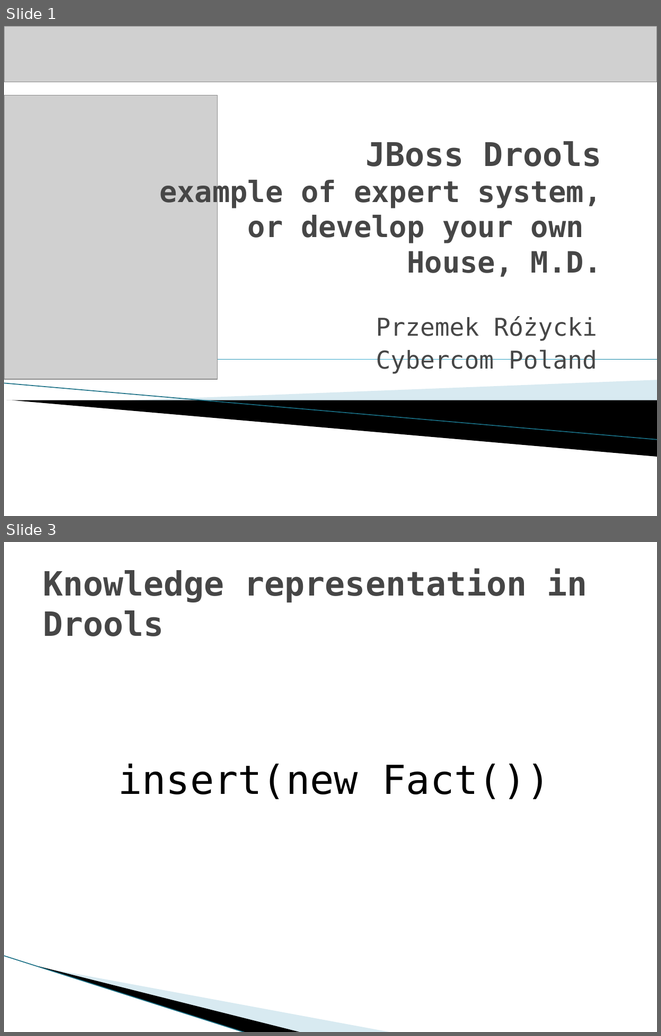
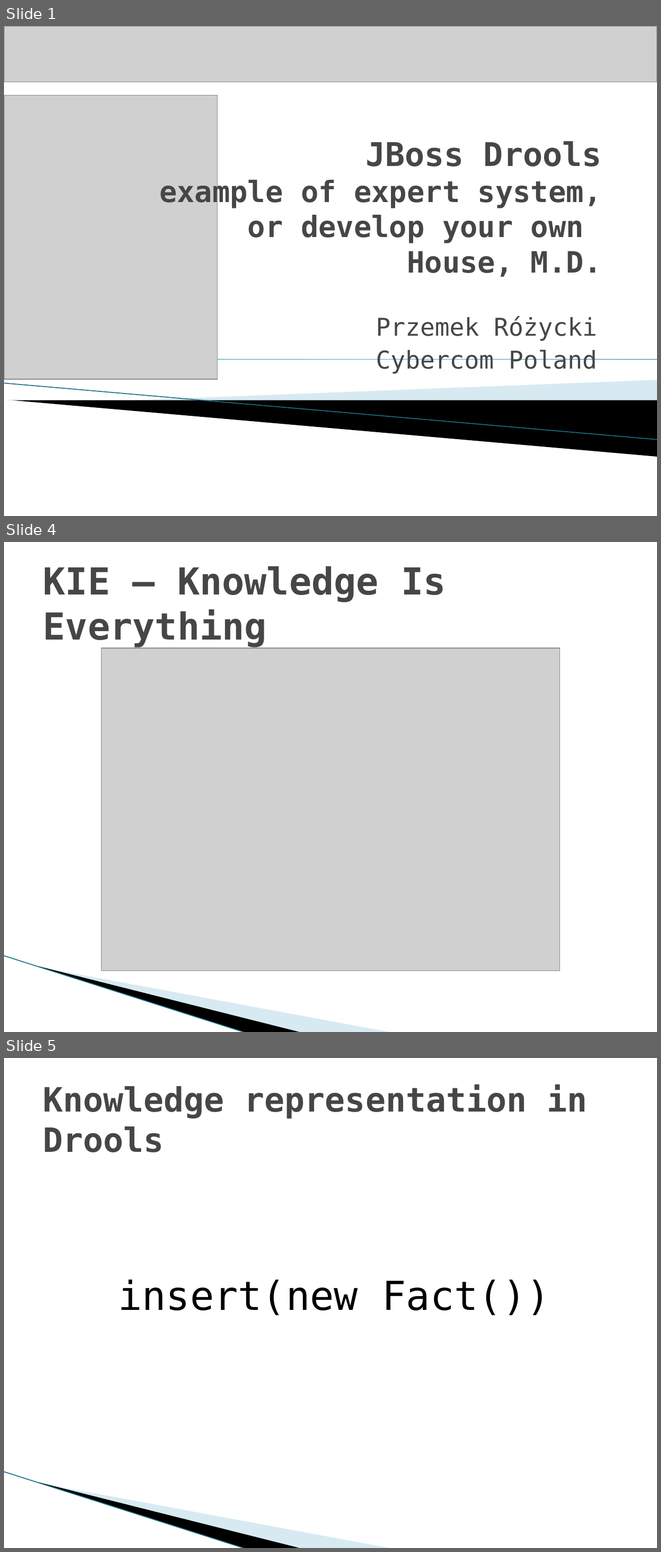
Before and after one commit to gspandy/drools-presentation-and-examples, a slide deck: drools-business-rules-engine.pptx. Shown one above the other, each under a label of ours: slides 1 and 3 before the commit, slides 1, 4 and 5 after it; the slides between them are not shown. The pictures are 661x1036 and 661x1552 pixels, drawn with LibreOffice and Linux fonts; fonts in the diff are those of the drawing; grey boxes stand for pictures; background and template pictures are left out. Boxes give left, top, right and bottom in pixels: in the first picture for what was removed or moved away, otherwise in the second. Text is boxed around its words. In the diff, an @@ line names an element or a change of style, - is before the commit and + after.

```diff
--- a/drools-business-rules-engine.pptx
+++ b/drools-business-rules-engine.pptx
@@ slide 4 added at [4, 542, 657, 1032], background #FFFFFF; not listed: 3 template elements that a slide beside it also shows @@
@@ title added at [43, 566, 445, 647], 41 pt, text #464646, bold @@
+KIE – Knowledge Is Everything
@@ picture added at [102, 648, 560, 970] @@
@@ what was slide 3 is now slide 5 @@
```
Also in this commit, not shown: 1 slide changed, 1 other slide added, 5 other files.
